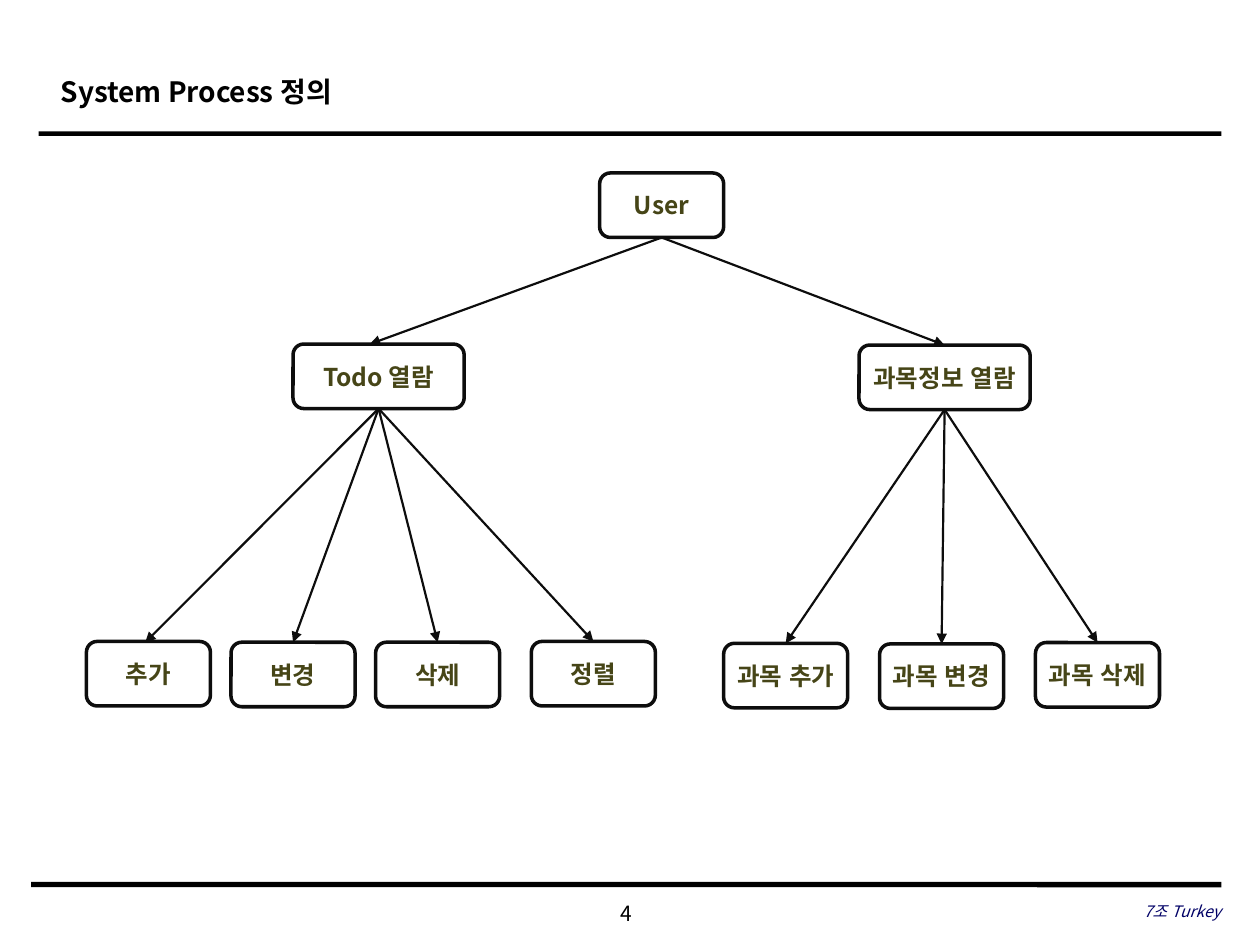
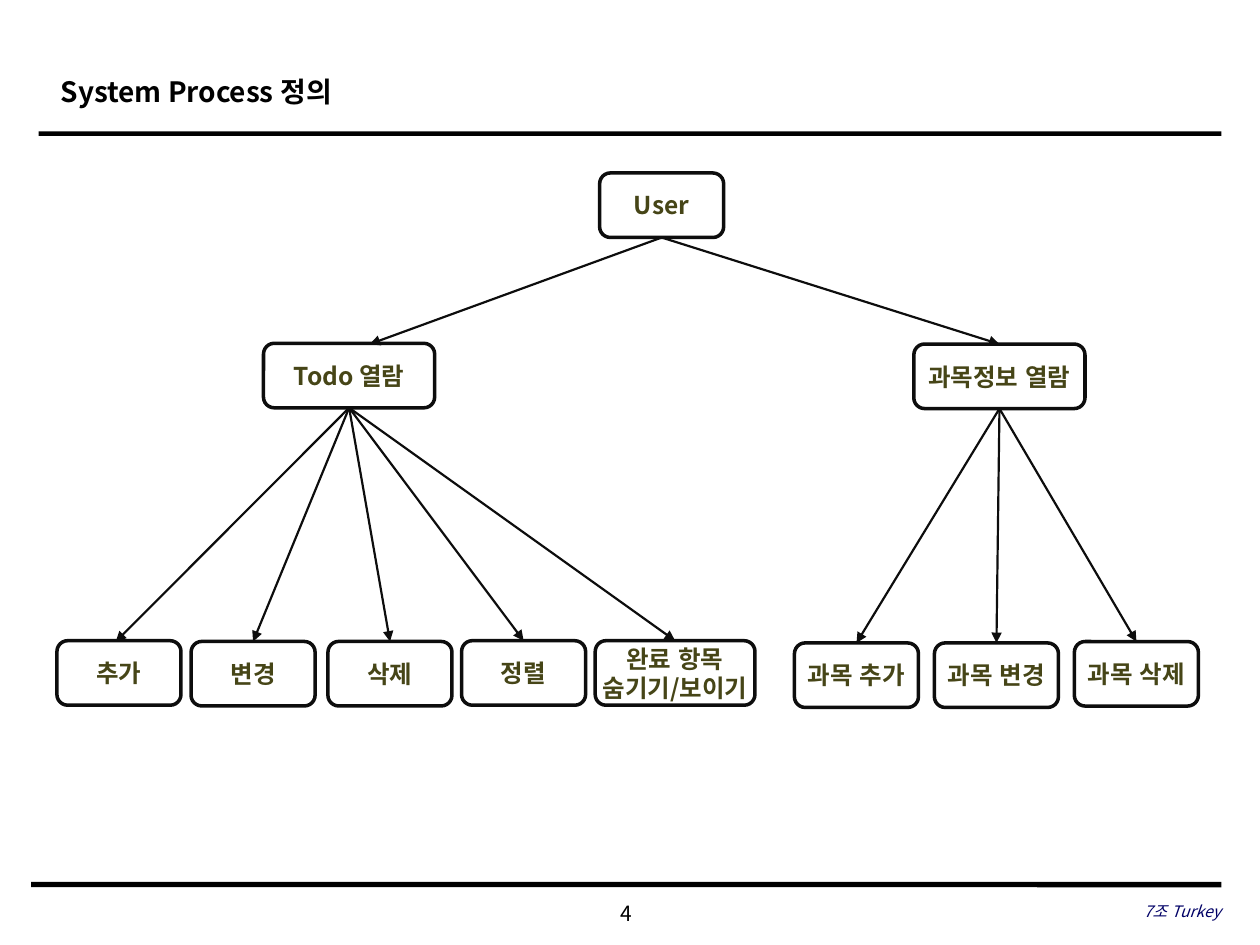
Before and after one commit to SE-admin/7, a slide deck: slide 4 of doc/3_ 설계서/UI Design.pptx. Drawn at 1260x945 pixels with LibreOffice and Linux fonts; fonts in the diff are those of the drawing; background and template pictures are left out. Boxes give left, top, right and bottom in pixels: in the first picture for what was removed or moved away, otherwise in the second. Text is boxed around its words. In the diff, an @@ line names an element or a change of style, - is before the commit and + after.

```diff
--- a/doc/3_ 설계서/UI Design.pptx
+++ b/doc/3_ 설계서/UI Design.pptx
@@ arrow moved from (662, 238) - (945, 345) to (662, 238) - (999, 344) @@
@@ 2 rounded rectangles, 1 arrow: place and size @@
-2 rounded rectangles, 1 arrow at [87, 344, 465, 706]
+2 rounded rectangles, 1 arrow at [57, 344, 435, 706]
@@ arrow moved from (379, 408) - (294, 643) to (349, 408) - (253, 641) @@
@@ arrow moved from (379, 408) - (437, 643) to (349, 408) - (391, 641) @@
@@ arrow moved from (379, 408) - (593, 641) to (349, 408) - (524, 641) @@
@@ arrow added from (349, 408) to (675, 641), #0D0D0D 1.25 pt @@
@@ arrow moved from (945, 410) - (786, 644) to (999, 408) - (857, 643) @@
@@ 2 rounded rectangles, 1 arrow: place and size @@
-2 rounded rectangles, 1 arrow at [859, 345, 1031, 708]
+2 rounded rectangles, 1 arrow at [914, 344, 1085, 707]
@@ arrow moved from (945, 410) - (1097, 643) to (999, 408) - (1137, 641) @@
@@ rounded rectangle "변경": place and size @@
-rounded rectangle "변경" at [231, 643, 354, 707]
+rounded rectangle "변경" at [192, 641, 315, 706]
@@ rounded rectangle "삭제": place and size @@
-rounded rectangle "삭제" at [375, 643, 499, 707]
+rounded rectangle "삭제" at [328, 641, 451, 706]
@@ rounded rectangle "정렬": place and size @@
-rounded rectangle "정렬" at [532, 641, 655, 706]
+rounded rectangle "정렬" at [461, 641, 585, 706]
@@ rounded rectangle added at [595, 641, 755, 706], outline #0D0D0D 2 pt, 14 pt, text #464517, bold @@
+완료 항목
+숨기기/보이기
@@ rounded rectangle "과목 추가": place and size @@
-rounded rectangle "과목 추가" at [723, 644, 847, 708]
+rounded rectangle "과목 추가" at [795, 643, 919, 707]
@@ rounded rectangle "과목 삭제": place and size @@
-rounded rectangle "과목 삭제" at [1036, 643, 1159, 707]
+rounded rectangle "과목 삭제" at [1075, 641, 1198, 706]
```
Also in this commit, not shown: 2 other slides changed.
